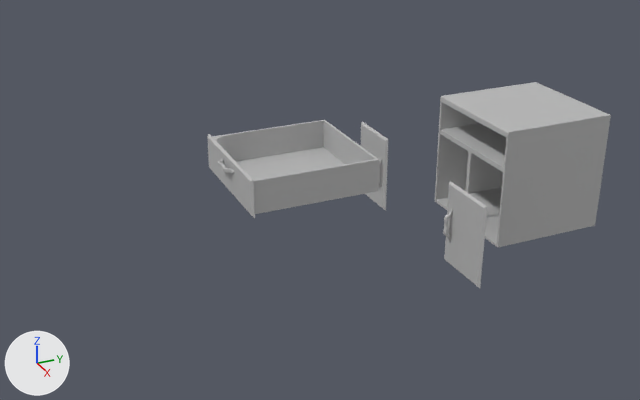
Renders of the FBX model Assets/04_Models/Cuisine/Tiroir_Placard.fbx from each side of a commit.
The view is the same before and after, from a 50 mm camera at (5.79, -4.47, 3.39) aimed at (-0.03, -1.86, 0.49). Every picture has the same lights, and +X, +Y and +Z are marked at lower left. Where no turn or scale is listed for an object, it has been applied to the vertices.

The scene before the commit, as lines of its bpy script (objects in view):
```python
me_mesh = bpy.data.meshes.new('Mesh')
me_mesh.from_pydata(...)  # 236 vertices, 239 faces; spans x -0.98..0.02, y -1.058..0.0, z -0.02..0.271
me_mesh.materials.append(mat_lambert1)  # grey #bcbcbc
me_mesh_001 = bpy.data.meshes.new('Mesh.001')
me_mesh_001.from_pydata(...)  # 204 vertices, 202 faces; spans x 0.0..0.5, y -0.078..0.0, z 0.0..0.679
me_mesh_001.materials.append(mat_lambert1)  # grey #bcbcbc
me_mesh_002 = bpy.data.meshes.new('Mesh.002')
me_mesh_002.from_pydata(...)  # 40 vertices, 46 faces; spans x -0.5..0.5, y -0.5..0.5, z 0.0..1.0
me_mesh_002.materials.append(mat_lambert1)  # grey #bcbcbc
me_mesh_003 = bpy.data.meshes.new('Mesh.003')
me_mesh_003.from_pydata(...)  # 204 vertices, 202 faces; spans x -0.5..0.0, y -0.078..0.0, z 0.0..0.679
me_mesh_003.materials.append(mat_lambert1)  # grey #bcbcbc
ob_meuble_tiroir_placard = bpy.data.objects.new('Meuble_Tiroir_Placard', me_mesh_002)
ob_meuble_tiroir_placard.location = (0.0, 0.0, 0.024)
ob_porte_placard_droite = bpy.data.objects.new('Porte_Placard_Droite', me_mesh_003)
ob_porte_placard_droite.location = (1.0, -1.0, 0.024)
ob_porte_placard_gauche = bpy.data.objects.new('Porte_Placard_Gauche', me_mesh_001)
ob_porte_placard_gauche.location = (-1.0, -1.0, 0.024)
ob_tiroir_placard = bpy.data.objects.new('Tiroir_Placard', me_mesh)
ob_tiroir_placard.location = (0.48, -1.61, 0.723)
```
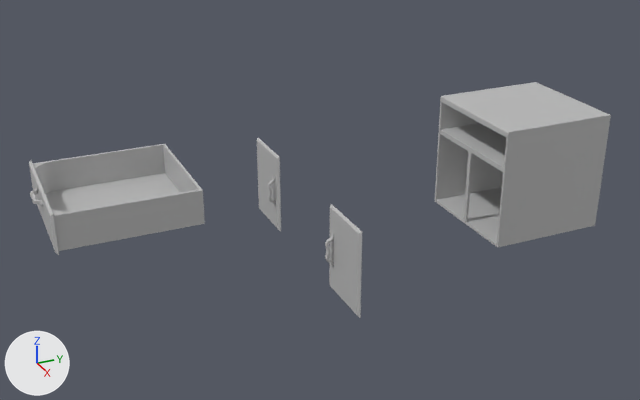
Boxes (x1, y1, x2, y2) around the edits, measured in the pictures (640 x 400 px):
'Tiroir_Placard', moved
    before: (207, 120, 379, 218)
    after: (29, 144, 205, 255)
'Porte_Placard_Droite', moved
    before: (443, 181, 487, 288)
    after: (325, 204, 362, 318)
'Porte_Placard_Gauche', moved
    before: (361, 122, 388, 211)
    after: (257, 138, 281, 231)

Diff of the bpy script that builds the scene:
```diff
--- a/Assets/04_Models/Cuisine/Tiroir_Placard.fbx.py
+++ b/Assets/04_Models/Cuisine/Tiroir_Placard.fbx.py
@@ ob_porte_placard_droite @@
 ob_porte_placard_droite = bpy.data.objects.new('Porte_Placard_Droite', me_mesh_003)
-ob_porte_placard_droite.location = (1.0, -1.0, 0.024)
+ob_porte_placard_droite.location = (1.0, -2.004, 0.024)
@@ ob_tiroir_placard @@
 ob_tiroir_placard = bpy.data.objects.new('Tiroir_Placard', me_mesh)
-ob_tiroir_placard.location = (0.48, -1.61, 0.723)
+ob_tiroir_placard.location = (0.48, -2.949, 0.723)
@@ ob_porte_placard_gauche @@
 ob_porte_placard_gauche = bpy.data.objects.new('Porte_Placard_Gauche', me_mesh_001)
-ob_porte_placard_gauche.location = (-1.0, -1.0, 0.024)
+ob_porte_placard_gauche.location = (-1.0, -2.004, 0.024)
```
